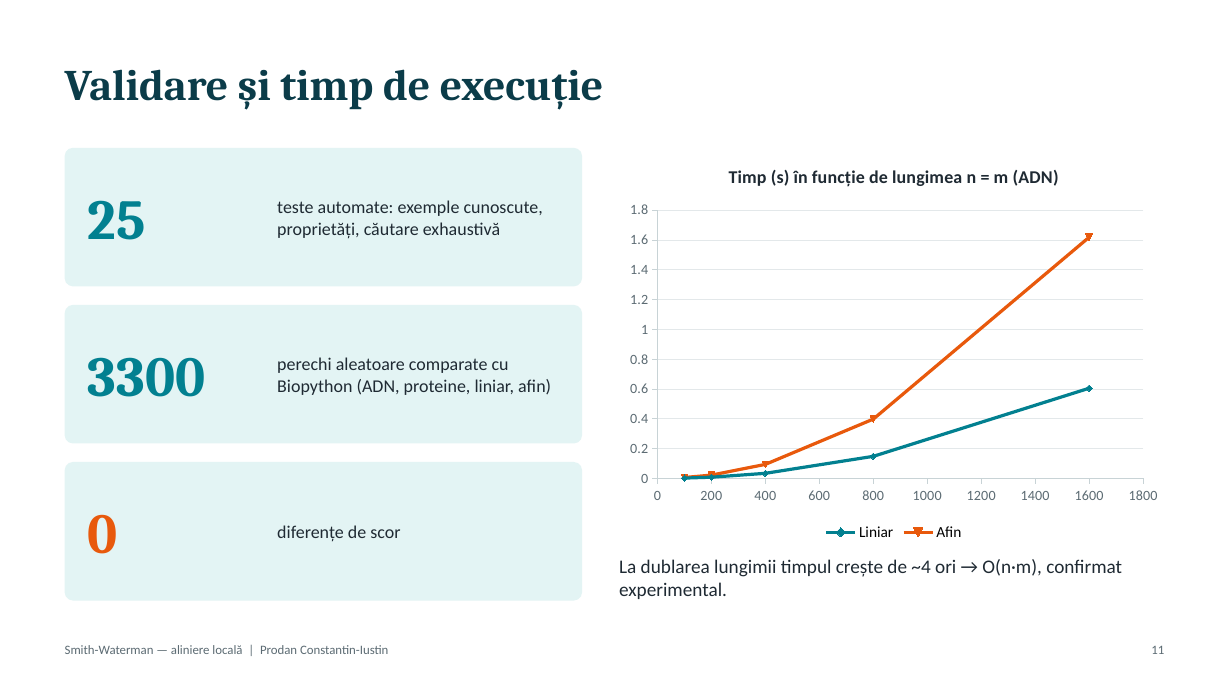
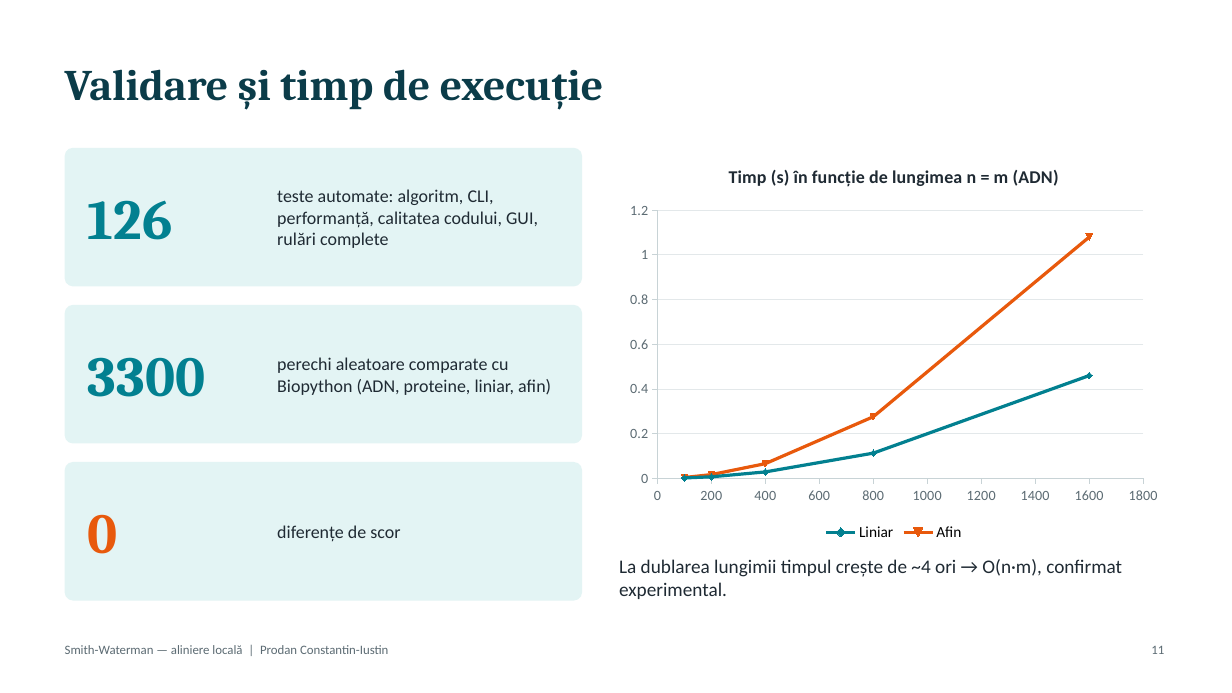
Before and after one commit to YUStulinu/Smith-Waterman_Algorithm, a slide deck: slide 11 of docs/Prezentare_Smith-Waterman.pptx. Drawn at 1232x693 pixels with LibreOffice and Linux fonts; fonts in the diff are those of the drawing. Boxes give left, top, right and bottom in pixels: in the first picture for what was removed or moved away, otherwise in the second. Text is boxed around its words. In the diff, an @@ line names an element or a change of style, - is before the commit and + after.

```diff
--- a/docs/Prezentare_Smith-Waterman.pptx
+++ b/docs/Prezentare_Smith-Waterman.pptx
@@ scatter lines chart at box(619, 148, 1169, 545) @@
-Liniar: (100, 0), (200, 0.01), (400, 0.03), (800, 0.15), (1600, 0.6)
+Liniar: (100, 0), (200, 0.01), (400, 0.03), (800, 0.11), (1600, 0.46)
-Afin: (100, 0.01), (200, 0.02), (400, 0.09), (800, 0.4), (1600, 1.62)
+Afin: (100, 0), (200, 0.02), (400, 0.07), (800, 0.28), (1600, 1.08)
@@ text at box(88, 200, 173, 240): text changed @@
-25
+126
@@ text at box(277, 189, 538, 248): text changed @@
-teste automate: exemple cunoscute, proprietăți, căutare exhaustivă
+teste automate: algoritm, CLI, performanță, calitatea codului, GUI, rulări complete
```
Also in this commit, not shown: 1 other slide changed, 5 other files.
